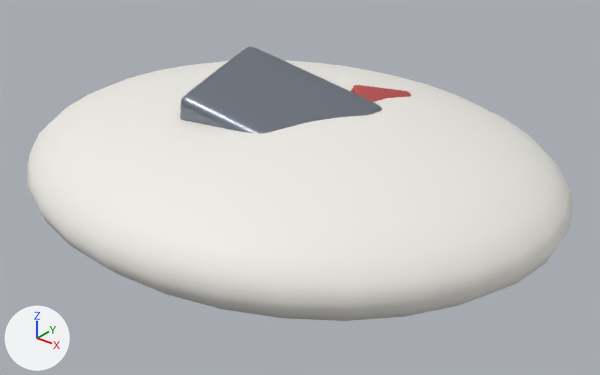
A saved change to the FBX model TooLateToPanic/Assets/Game/Resources/CuratedYarkin/Models/SM_RubblePile.fbx.
Before and after are seen from a 50 mm camera at (0.81, -0.979, 0.688) aimed at (0.038, -0.014, 0.09). Every picture has the same lights, and +X, +Y and +Z are marked at lower left. The first picture is the older version. Where no turn or scale is listed for an object, it has been applied to the vertices.

Names of what the first picture shows: 'SM_RubblePile'.
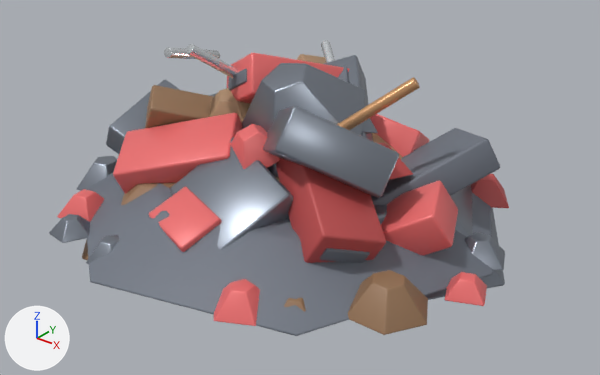
Where the change shows, as pixel boxes (x1, y1, x2, y2) in the pictures (600 x 375 px):
'SM_RubblePile', reshaped (16% narrower, 8% taller): before (27, 47, 573, 321); after (49, 40, 509, 336)
part 1 of me_sphere, rebuilt: before (180, 47, 382, 134); after (263, 106, 399, 197)
part 2 of me_sphere, rebuilt: before (27, 60, 573, 321); after (86, 173, 493, 336)
part 3 of me_sphere, rebuilt (not visible before): after (113, 113, 242, 194)
part 4 of me_sphere, rebuilt: before (351, 85, 411, 102); after (372, 128, 500, 205)
part 5 of me_sphere, cut back (mostly hidden before): before (335, 74, 350, 78); after (49, 40, 509, 335)

The change, as a diff of the scene's bpy script:
```diff
--- a/TooLateToPanic/Assets/Game/Resources/CuratedYarkin/Models/SM_RubblePile.fbx.py
+++ b/TooLateToPanic/Assets/Game/Resources/CuratedYarkin/Models/SM_RubblePile.fbx.py
@@ mat_m_chocbrown @@
+mat_m_chocbrown = principled_material('M_ChocBrown')
+mat_m_chocbrown.base_color = (0.3, 0.17, 0.09)  # brown #957355
+mat_m_chocbrown.metallic = 0.05
+mat_m_chocbrown.roughness = 0.48
@@ mat_m_silvermetal @@
+mat_m_silvermetal = principled_material('M_SilverMetal')
+mat_m_silvermetal.base_color = (0.8, 0.84, 0.87)  # white #e7ecf0
+mat_m_silvermetal.metallic = 0.88
+mat_m_silvermetal.roughness = 0.24
@@ mat_m_brownwood @@
+mat_m_brownwood = principled_material('M_BrownWood')
+mat_m_brownwood.base_color = (0.42, 0.26, 0.15)  # brown #ad8b6c
+mat_m_brownwood.roughness = 0.58
@@ mat_m_rubberblack @@
+mat_m_rubberblack = principled_material('M_RubberBlack')
+mat_m_rubberblack.base_color = (0.17, 0.19, 0.23)  # grey #737984
+mat_m_rubberblack.metallic = 0.15
+mat_m_rubberblack.roughness = 0.62
@@ mat_m_copper @@
+mat_m_copper = principled_material('M_Copper')
+mat_m_copper.base_color = (0.82, 0.45, 0.22)  # beige #eab381
+mat_m_copper.metallic = 0.78
+mat_m_copper.roughness = 0.3
@@ me_sphere @@
 # used by ob_sm_rubblepile; location = (0.0, 0.0, 0.0)
-me_sphere.from_pydata(...)  # 1990 vertices, 2012 faces; spans x -0.467..0.467, y -0.393..0.393, z 0.0..0.3
-me_sphere.materials.append(mat_m_offwhite)  # white #f1efe8
+me_sphere.from_pydata(...)  # 4960 vertices, 4943 faces; spans x -0.405..0.405, y -0.367..0.367, z 0.0..0.324
+# me_sphere part 1: the loose piece of 602 vertices spanning x -0.125..0.169, y -0.165..0.077, z 0.094..0.3 is rebuilt with 56 vertices and now spans x -0.041..0.243, y -0.176..0.092, z 0.075..0.287
+# me_sphere part 2: the loose piece of 482 vertices spanning x -0.467..0.467, y -0.393..0.393, z 0.0..0.239 is rebuilt with 56 vertices and now spans x -0.345..0.377, y -0.367..0.367, z 0.037..0.11, in mat_m_rubberblack (grey #737984)
+# me_sphere part 3: the loose piece of 152 vertices spanning x -0.275..-0.033, y -0.189..0.013, z 0.079..0.226 is rebuilt with 56 vertices and now spans x -0.235..-0.011, y -0.219..-0.021, z 0.061..0.208
+# me_sphere part 4: the loose piece of 152 vertices spanning x 0.043..0.287, y -0.036..0.168, z 0.077..0.25 is rebuilt with 56 vertices and now spans x 0.085..0.319, y -0.036..0.221, z 0.034..0.199, in mat_m_rubberblack (grey #737984)
+# me_sphere part 5: 602 vertices removed from x -0.214..0.038, y 0.007..0.257, z 0.072..0.233; 4736 vertices added at x -0.405..0.405, y -0.337..0.342, z 0.0..0.324
 me_sphere.materials.append(mat_m_red)
@@ me_sphere @@
 me_sphere.materials.append(mat_m_darkmetal)
+me_sphere.materials.append(mat_m_rubberblack)  # grey #737984
+me_sphere.materials.append(mat_m_chocbrown)  # brown #957355
+me_sphere.materials.append(mat_m_brownwood)  # brown #ad8b6c
+me_sphere.materials.append(mat_m_silvermetal)  # white #e7ecf0
+me_sphere.materials.append(mat_m_copper)  # beige #eab381
```
